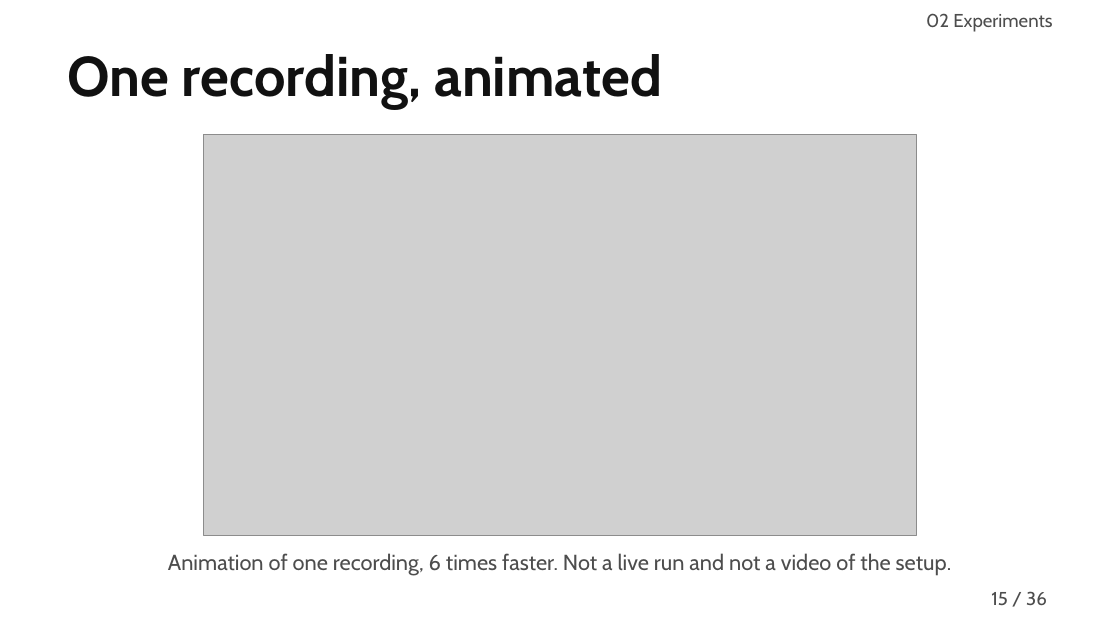
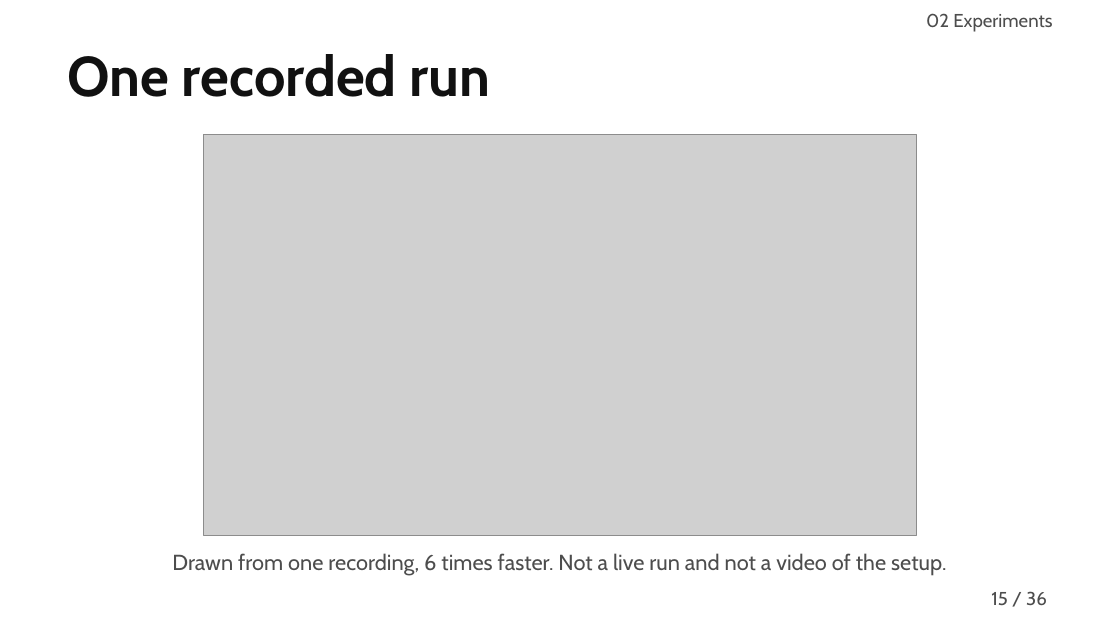
Before and after one commit to MuhammadMaazA/SamplingCW, a slide deck: slide 15 of presentation/gridlink-presentation.pptx. Drawn at 1120x630 pixels with LibreOffice and Linux fonts; fonts in the diff are those of the drawing; grey boxes stand for pictures. Boxes give left, top, right and bottom in pixels: in the first picture for what was removed or moved away, otherwise in the second. Text is boxed around its words. In the diff, an @@ line names an element or a change of style, - is before the commit and + after.

```diff
--- a/presentation/gridlink-presentation.pptx
+++ b/presentation/gridlink-presentation.pptx
@@ title at (67, 54, 490, 97): text changed @@
-One recording, animated
+One recorded run
@@ text at (172, 553, 947, 575): text changed @@
-Animation of one recording, 6 times faster. Not a live run and not a video of the setup.
+Drawn from one recording, 6 times faster. Not a live run and not a video of the setup.
```
Also in this commit, not shown: 7 other files.
